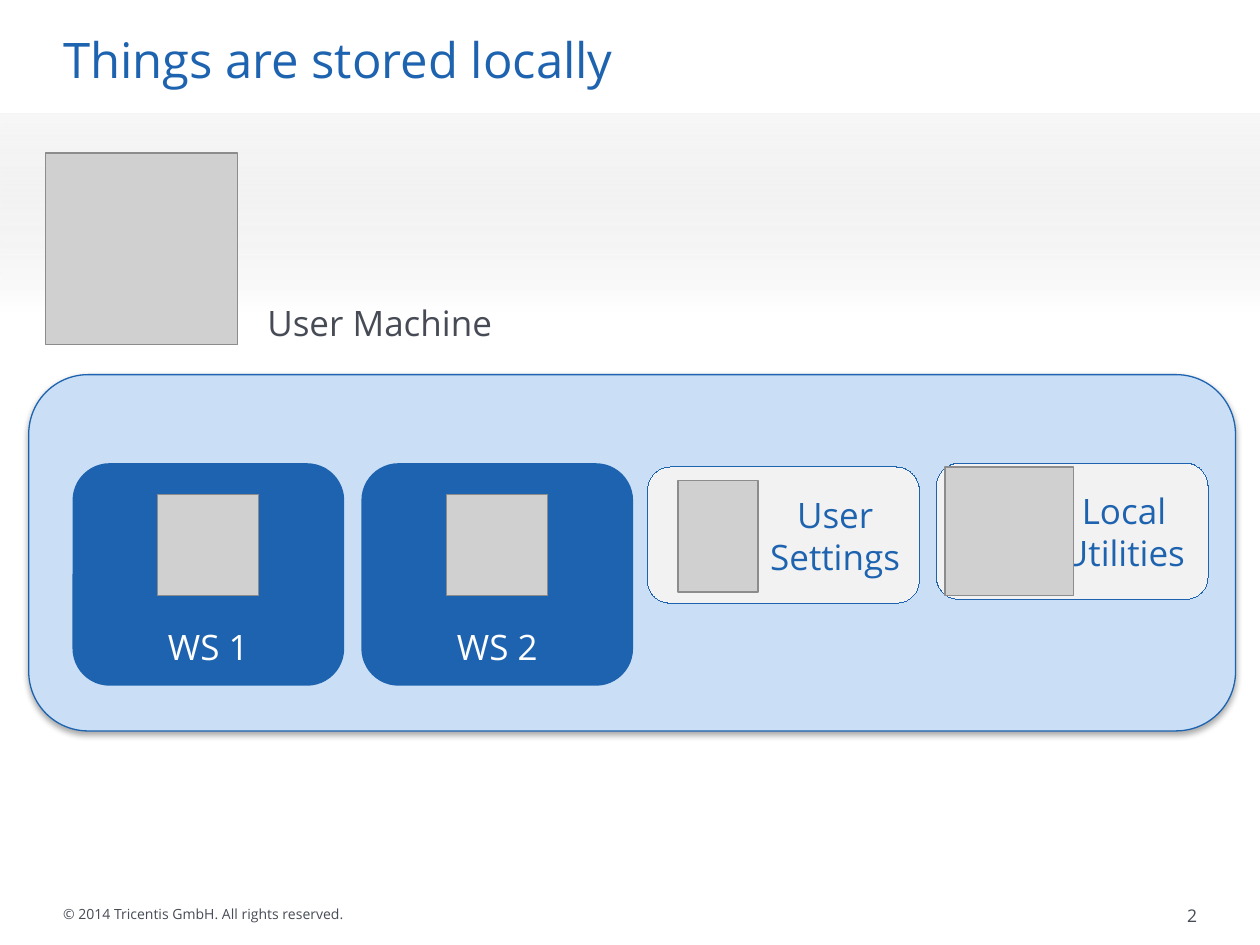
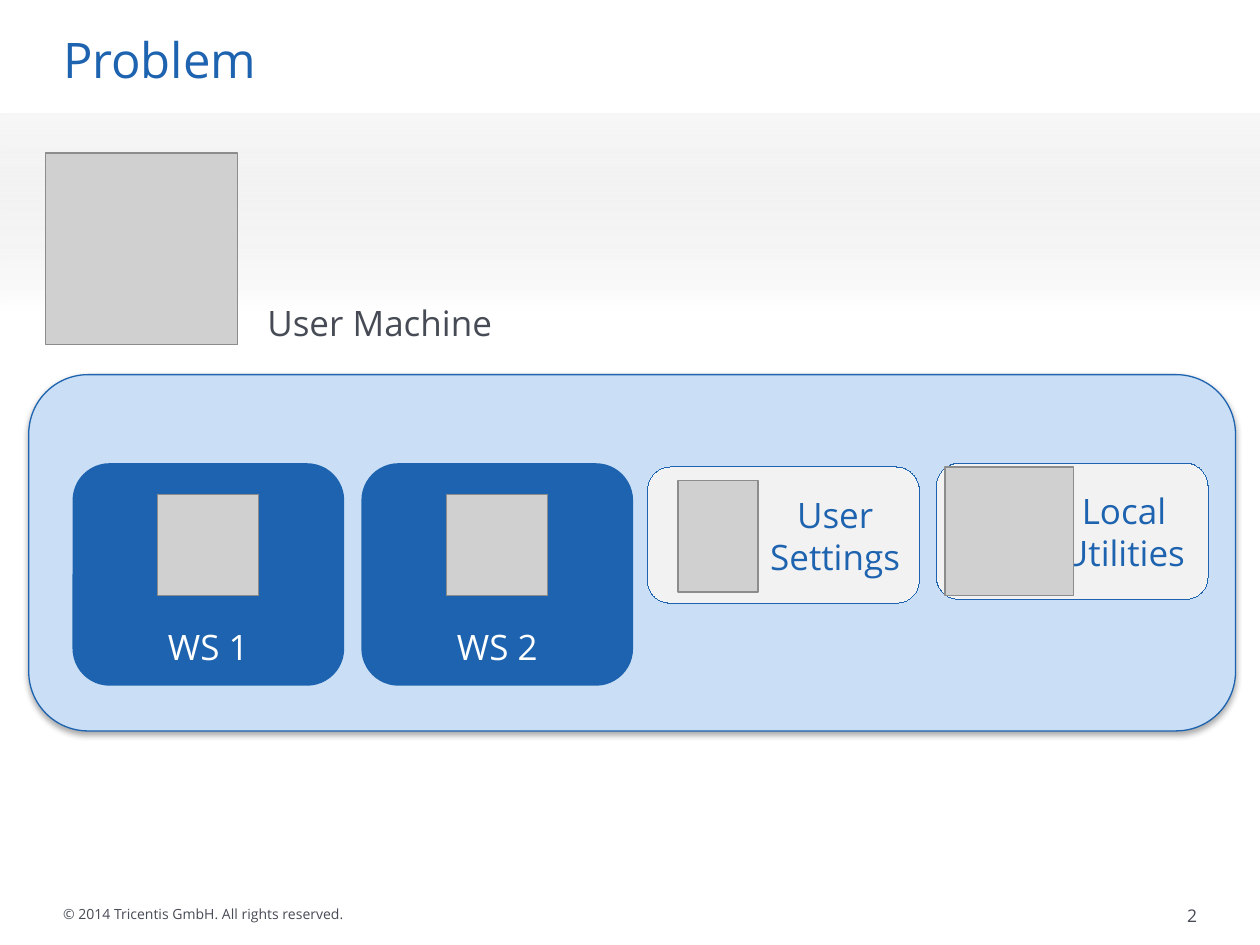
Before and after one commit to hschne/tosca-user-account, a slide deck: slide 2 of tosca-account-demo.pptx. Drawn at 1260x945 pixels with LibreOffice and Linux fonts; fonts in the diff are those of the drawing; grey boxes stand for pictures; background and template pictures are left out. Boxes give left, top, right and bottom in pixels: in the first picture for what was removed or moved away, otherwise in the second. Text is boxed around its words. In the diff, an @@ line names an element or a change of style, - is before the commit and + after.

```diff
--- a/tosca-account-demo.pptx
+++ b/tosca-account-demo.pptx
@@ title at (x1=63, y1=40, x2=256, y2=79): text changed @@
-Things are stored locally
+Problem
```
Also in this commit, not shown: 2 other slides changed, 8 other files.
